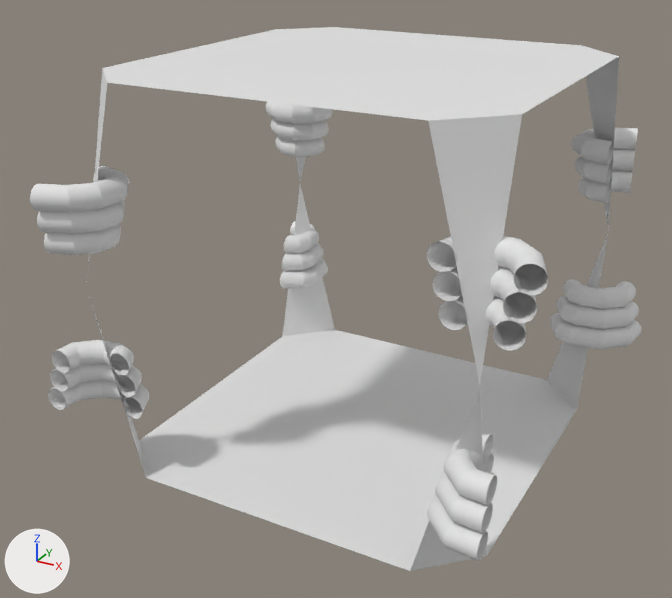
Two versions of the FBX model Assets/Models/FBXs/Hallway_Cross.fbx, one commit apart.
One viewpoint serves both versions: a 50 mm lens placed at (2.04, -4.04, 2.75), pointed at (-0.1, -0.15, 0.81). Every picture has the same lights, and +X, +Y and +Z are marked at lower left. Where no turn or scale is listed for an object, it has been applied to the vertices.
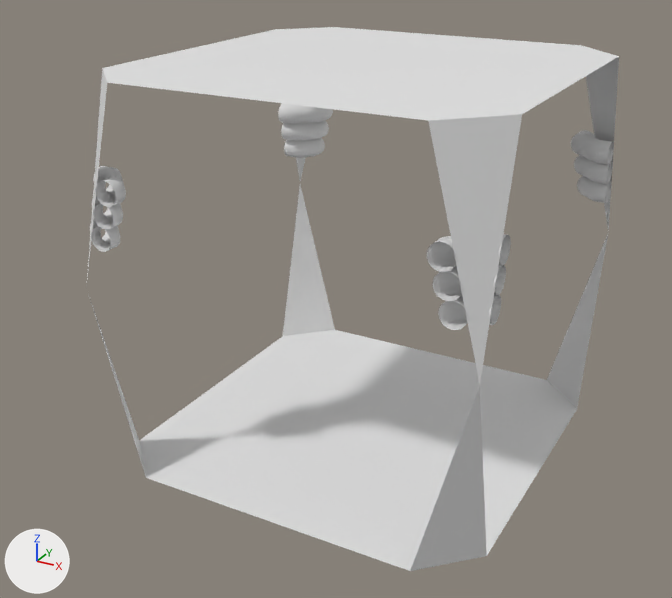
The change, as a list of edits to the scene's bpy script:
```text
Add mat_ceiling:
    mat_ceiling = principled_material('Ceiling')
    mat_ceiling.base_color = (0.8, 0.8, 0.8)  # white #e7e7e7
    mat_ceiling.roughness = 0.553
Add mat_walls:
    mat_walls = principled_material('Walls')
    mat_walls.base_color = (0.8, 0.8, 0.8)  # white #e7e7e7
    mat_walls.roughness = 0.553
Change me_cube_005:
    used by ob_cube_004; location = (0.0, 0.0, 1.0)
    remove me_cube_005.from_pydata(...)  # 4632 vertices, 3854 faces; spans x -1.24..1.24, y -1.24..1.24, z -1.0..1.0
    add me_cube_005.from_pydata(...)  # 1560 vertices, 1166 faces; spans x -1.0..1.0, y -1.0..1.0, z -1.0..1.0
    me_cube_005 part 1: 12 loose pieces with 2304 vertices, spanning x -1.23..1.23, y -1.23..1.23, z -0.66..-0.31, are deleted
    me_cube_005 part 2: 6 vertices moved within x -0.93..-0.82, y -0.93..-0.89, z 0.26..0.55; 469 vertices removed from x -1.08..-0.77, y -1.24..-0.8, z 0.21..0.56; 277 vertices added at x -0.93..-0.76, y -1.0..-0.76, z 0.21..0.56
    me_cube_005 part 3: 6 vertices moved within x -0.93..-0.89, y 0.82..0.93, z 0.26..0.55; 469 vertices removed from x -1.24..-0.8, y 0.77..1.08, z 0.21..0.56; 277 vertices added at x -1.0..-0.76, y 0.76..0.93, z 0.21..0.56
    me_cube_005 part 4: 6 vertices moved within x 0.82..0.93, y 0.89..0.93, z 0.26..0.55; 469 vertices removed from x 0.77..1.08, y 0.8..1.24, z 0.21..0.56; 277 vertices added at x 0.76..0.93, y 0.76..1.0, z 0.21..0.56
    me_cube_005 part 5: 6 vertices moved within x 0.89..0.93, y -0.93..-0.82, z 0.26..0.55; 469 vertices removed from x 0.8..1.24, y -1.08..-0.77, z 0.21..0.56; 277 vertices added at x 0.76..1.0, y -0.93..-0.76, z 0.21..0.56
    me_cube_005 part 6: the surface is now shaded smooth
    add me_cube_005.materials.append(mat_ceiling)  # white #e7e7e7
    add me_cube_005.materials.append(mat_walls)  # white #e7e7e7
```

Changed parts and their boxes [x1, y1, x2, y2] in the pictures (672 x 598 px; the box of a moved part takes in the faces that stretch with it):
'Cube.004', reshaped (13% narrower): before [30, 27, 641, 571]; after [86, 27, 619, 571]
part 1 of me_cube_005, deleted: before [48, 221, 641, 561]
part 2 of me_cube_005, moved or reshaped: before [30, 166, 129, 255]; after [90, 166, 126, 252]
part 3 of me_cube_005, moved or reshaped: before [266, 102, 333, 157]; after [278, 103, 333, 158]
part 4 of me_cube_005, moved or reshaped: before [572, 128, 638, 203]; after [571, 130, 614, 203]
part 5 of me_cube_005, moved or reshaped: before [427, 235, 548, 350]; after [427, 234, 511, 330]
